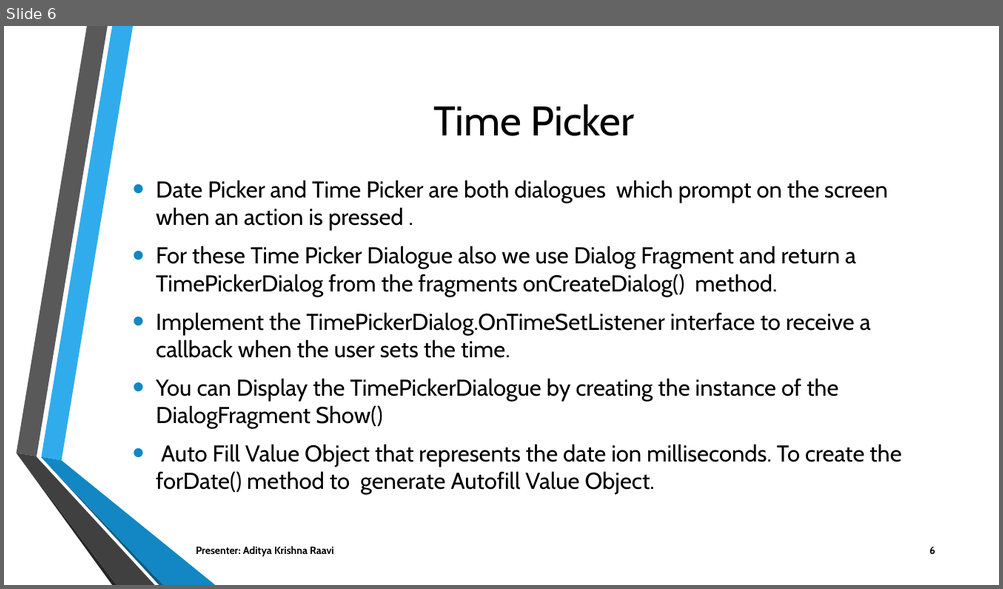
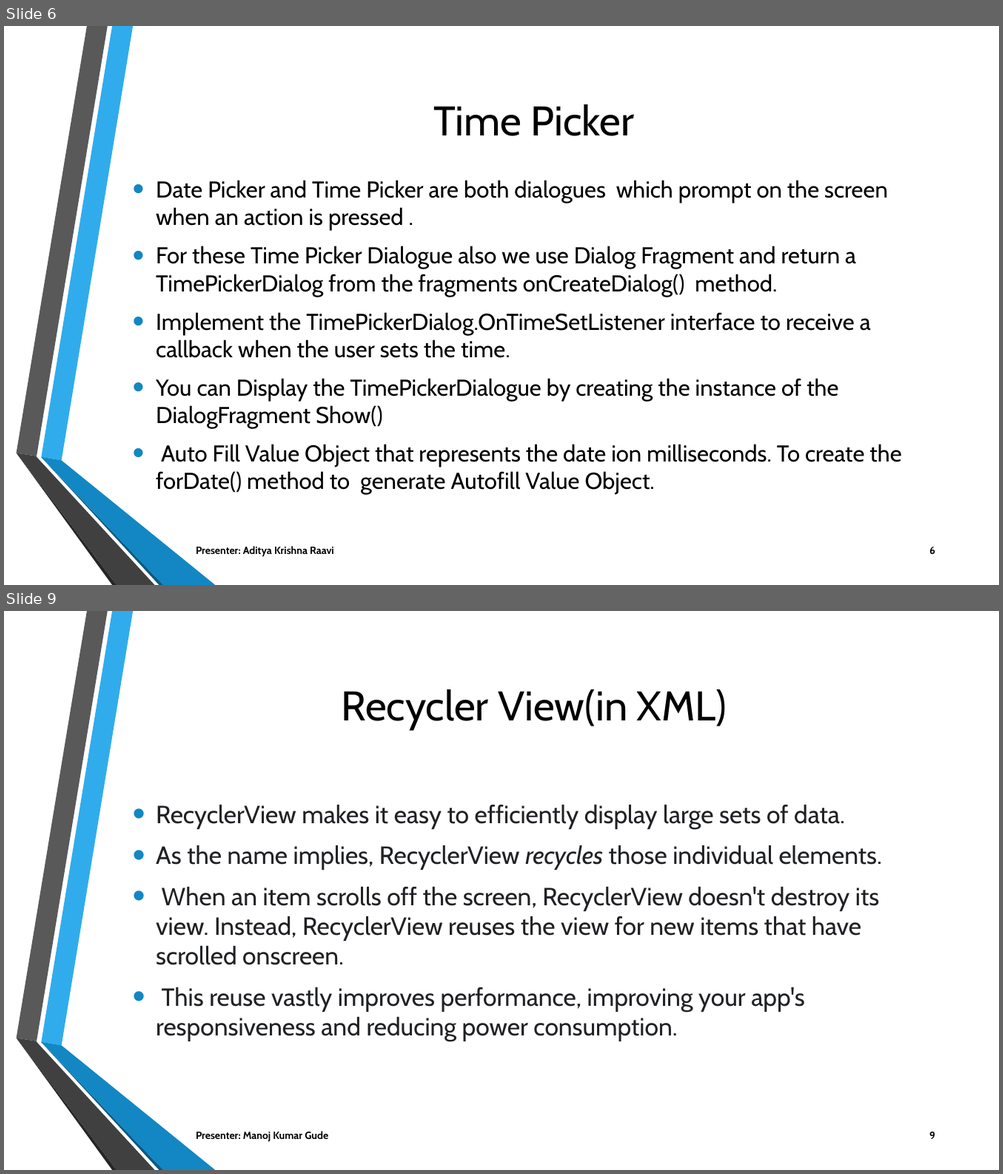
Before and after one commit to Sec03Team05Fall22GDP1/FreebiesforNewbies, a slide deck: Project_Files/Sprint10/FREEBIES FOR NEWBIES Workshop2 (1).pptx. Shown one above the other, each under a label of ours: slide 6 before the commit, slides 6 and 9 after it; the slides between them are not shown. The pictures are 1003x589 and 1003x1174 pixels, drawn with LibreOffice and Linux fonts; fonts in the diff are those of the drawing; background and template pictures are left out. Boxes give left, top, right and bottom in pixels: in the first picture for what was removed or moved away, otherwise in the second. Text is boxed around its words. In the diff, an @@ line names an element or a change of style, - is before the commit and + after.

```diff
--- a/Project_Files/Sprint10/FREEBIES FOR NEWBIES Workshop2 (1).pptx
+++ b/Project_Files/Sprint10/FREEBIES FOR NEWBIES Workshop2 (1).pptx
@@ slide 9 added at bbox=[4, 611, 999, 1170], background picture (left out); not listed: 6 template elements that a slide beside it also shows @@
@@ title added at bbox=[341, 689, 726, 729], 40 pt, text #000000 @@
+Recycler View(in XML)
@@ text added at bbox=[156, 804, 882, 1042], 24 pt, text #202124 @@
+• RecyclerView makes it easy to efficiently display large sets of data.
+• As the name implies, RecyclerView recycles those individual elements.
+• When an item scrolls off the screen, RecyclerView doesn't destroy its view. Instead, RecyclerView reuses the view for new items that have scrolled onscreen.
+• This reuse vastly improves performance, improving your app's responsiveness and reducing power consumption.
@@ text added at bbox=[196, 1131, 328, 1142], 10 pt, text #000000, bold @@
+Presenter: Manoj Kumar Gude
@@ page number added at bbox=[929, 1132, 935, 1139], 10 pt, text #000000, bold @@
+9
```
Also in this commit, not shown: 3 other slides added.
